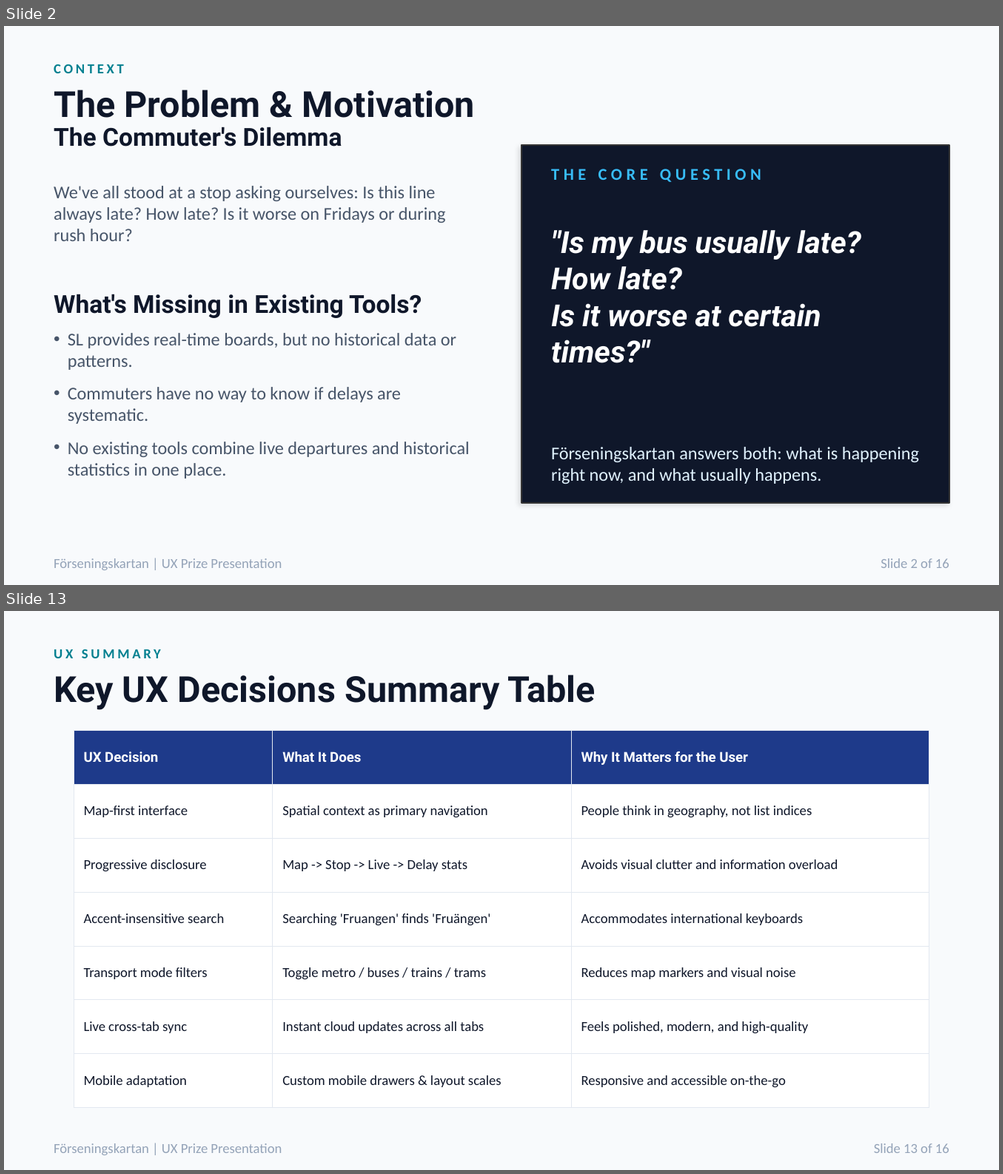
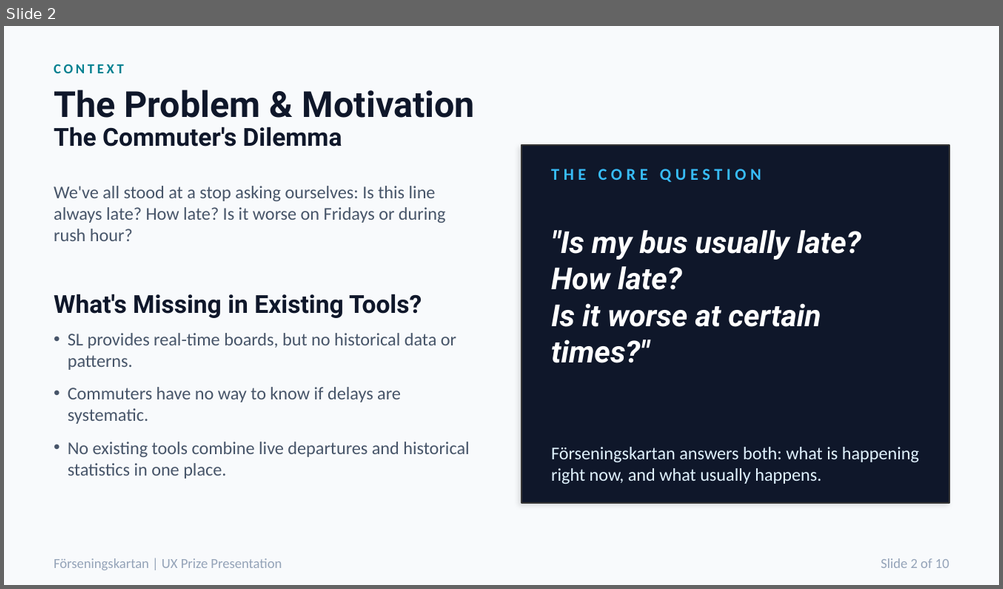
Before and after one commit to mattiaskvist/forseningskartan, a slide deck: presentation.pptx. Shown one above the other, each under a label of ours: slides 2 and 13 before the commit, slide 2 after it; the slides between them are not shown. The pictures are 1003x1174 and 1003x589 pixels, drawn with LibreOffice and Linux fonts; fonts in the diff are those of the drawing. Boxes give left, top, right and bottom in pixels: in the first picture for what was removed or moved away, otherwise in the second. Text is boxed around its words. In the diff, an @@ line names an element or a change of style, - is before the commit and + after.

```diff
--- a/presentation.pptx
+++ b/presentation.pptx
@@ slide 13 removed at (x1=4, y1=611, x2=999, y2=1170), background #F8FAFC @@
@@ text removed at (x1=54, y1=649, x2=161, y2=658) @@
-UX SUMMARY
@@ text removed at (x1=54, y1=675, x2=595, y2=710) @@
-Key UX Decisions Summary Table
@@ table removed at (x1=74, y1=730, x2=929, y2=1108), 7 rows, 3 columns @@
-UX Decision | What It Does | Why It Matters for the User
-Map-first interface | Spatial context as primary navigation | People think in geography, not list indices
-Progressive disclosure | Map -> Stop -> Live -> Delay stats | Avoids visual clutter and information overload
-Accent-insensitive search | Searching 'Fruangen' finds 'Fruängen' | Accommodates international keyboards
-Transport mode filters | Toggle metro / buses / trains / trams | Reduces map markers and visual noise
-Live cross-tab sync | Instant cloud updates across all tabs | Feels polished, modern, and high-quality
-Mobile adaptation | Custom mobile drawers & layout scales | Responsive and accessible on-the-go
@@ text removed at (x1=54, y1=1144, x2=282, y2=1156) @@
-Förseningskartan | UX Prize Presentation
@@ text removed at (x1=874, y1=1144, x2=949, y2=1153) @@
-Slide 13 of 16
@@ slide 2 changed as well @@
@@ text at (x1=880, y1=559, x2=949, y2=568): text changed @@
-Slide 2 of 16
+Slide 2 of 10
```
Also in this commit, not shown: 7 other slides changed, 2 slides added, 7 other slides removed, 1 other file.
